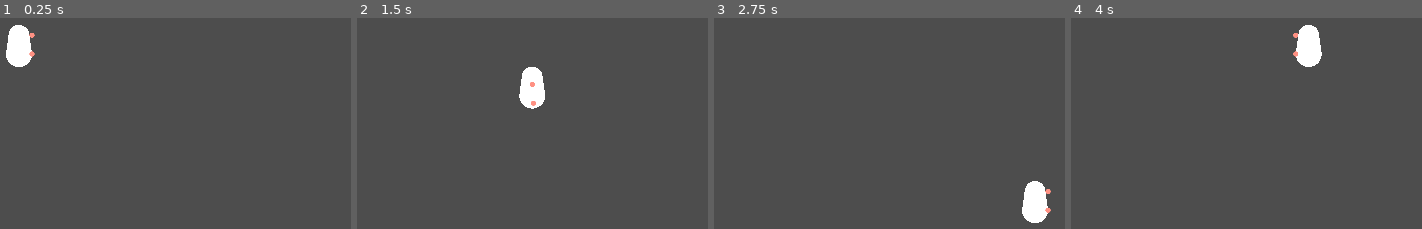
Above: before the commit, frames 1-4 (left to right).
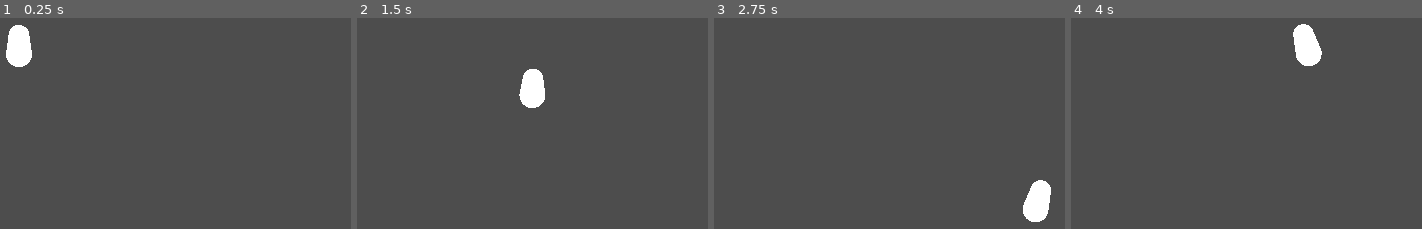
Above: after the commit, the same moments.

Repository: ThomasBringer/LD57
Game: Godot game, scene res://main.tscn
Two runs of this game, one before a commit and one after it. Both use one fixed random seed, a clock stepped at 60 frames per second and the inputs below.
Inputs:
- Up to frame 1 (0.25 s): no input
- Up to frame 2 (1.5 s): tap Enter at 0.5 s; hold Right (move_right) 0.53-1.28 s; hold Down (move_down) from 1.28 s (still down)
- Up to frame 3 (2.75 s): release Down (move_down) at 2.03 s; hold Right (move_right) from 2.03 s (still down)
- Up to frame 4 (4 s): release Right (move_right) at 2.78 s; hold Up (move_up) 2.78-3.53 s; hold Left (move_left) from 3.53 s (still down)

The runs differ from the first frame. In frame 1, less than 0.1% of the frame differs, in the area x 8-10%, y 7-19%; in frame 2, 0.2%; in frame 3, 0.4%, in the area x 87-97%, y 76-98%; in frame 4, 0.3%.

Commit message:
head moves

Diff:
--- a/game/mole/code/mole_movement.gd
+++ b/game/mole/code/mole_movement.gd
@@ -4,9 +4,14 @@
 
 @onready var mole: CharacterBody2D = owner
 @onready var pivot_target: Node2D = $"../Points/Scaler/PivotTarget"
+@onready var offset_head: Node2D = $"../Points/Scaler/PivotTarget/OffsetHead"
+
+func set_moving(is_moving: bool) -> void:
+	offset_head.position.x = 25 if is_moving else 0
 
 func _process(delta: float) -> void:
 	var input = Input.get_vector("move_left", "move_right", "move_up", "move_down")
+	set_moving(input.length_squared())
 	if not input: return
 	pivot_target.rotation = input.angle()
 	if input.length_squared() > 1:
--- a/game/mole/mole.tscn
+++ b/game/mole/mole.tscn
@@ -1,34 +1,28 @@
-[gd_scene load_steps=6 format=3 uid="uid://cup187fvw1yur"]
+[gd_scene load_steps=7 format=3 uid="uid://cup187fvw1yur"]
 
-[ext_resource type="Texture2D" uid="uid://dodsg4ccahpi7" path="res://mole/art/circle.svg" id="1_20w2l"]
+[ext_resource type="Script" path="res://procedural_anim/link/link.gd" id="1_37vlg"]
 [ext_resource type="Script" path="res://mole/code/mole_movement.gd" id="1_hyo3r"]
 [ext_resource type="Script" path="res://procedural_anim/rotate/rotator_o1.gd" id="1_rvp6h"]
+[ext_resource type="Script" path="res://procedural_anim/follower/follower_o1.gd" id="4_8l4tu"]
 
 [sub_resource type="CircleShape2D" id="CircleShape2D_dbubr"]
 radius = 62.5
 
 [sub_resource type="Curve" id="Curve_k3ojm"]
-_data = [Vector2(0, 0.8), 0.0, 0.2, 0, 1, Vector2(1, 1), 0.2, 0.0, 1, 0]
+_data = [Vector2(0, 1), 0.0, -0.2, 0, 1, Vector2(1, 0.8), -0.2, 0.0, 1, 0]
 point_count = 2
 
 [node name="Mole" type="CharacterBody2D"]
 
+[node name="MoleMovement" type="Node2D" parent="."]
+script = ExtResource("1_hyo3r")
+
 [node name="CollisionShape2D" type="CollisionShape2D" parent="."]
 shape = SubResource("CircleShape2D_dbubr")
 
-[node name="Visuals" type="Node2D" parent="."]
+[node name="Points" type="Node2D" parent="."]
 
-[node name="Body" type="Line2D" parent="Visuals"]
-rotation = -0.00304679
-points = PackedVector2Array(0, -90, 0, 0)
-width = 125.0
-width_curve = SubResource("Curve_k3ojm")
-begin_cap_mode = 2
-end_cap_mode = 2
-round_precision = 12
-antialiased = true
-
-[node name="Points" type="Node2D" parent="."]
+[node name="Root" type="Node2D" parent="Points"]
 
 [node name="Scaler" type="Node2D" parent="Points"]
 scale = Vector2(1, 0.577)
@@ -39,7 +33,14 @@
 position = Vector2(62.5, 0)
 
 [node name="RemoteBaseTarget" type="RemoteTransform2D" parent="Points/Scaler/PivotTarget/BaseTarget"]
-remote_path = NodePath("../../../../BaseTarget")
+remote_path = NodePath("../../../../Remote/BaseTarget")
+update_rotation = false
+update_scale = false
+
+[node name="OffsetHead" type="Node2D" parent="Points/Scaler/PivotTarget"]
+
+[node name="RemoteOffsetHead" type="RemoteTransform2D" parent="Points/Scaler/PivotTarget/OffsetHead"]
+remote_path = NodePath("../../../../Remote/OffsetHead")
 update_rotation = false
 update_scale = false
 
@@ -51,27 +52,35 @@
 [node name="Base" type="Node2D" parent="Points/Scaler/Pivot"]
 position = Vector2(62.5, 0)
 
-[node name="RemoteBase" type="RemoteTransform2D" parent="Points/Scaler/Pivot/Base"]
-remote_path = NodePath("../../../../Base")
-update_rotation = false
-update_scale = false
+[node name="Remote" type="Node2D" parent="Points"]
 
-[node name="Base" type="Node2D" parent="Points"]
+[node name="BaseTarget" type="Node2D" parent="Points/Remote"]
 position = Vector2(62.5, 0)
 
-[node name="Circle" type="Sprite2D" parent="Points/Base"]
-self_modulate = Color(1, 0.568627, 0.513726, 1)
-texture = ExtResource("1_20w2l")
+[node name="OffsetHead" type="Node2D" parent="Points/Remote"]
 
-[node name="BaseTarget" type="Node2D" parent="Points"]
-position = Vector2(62.5, 0)
-
-[node name="HeadTarget" type="Node2D" parent="Points/BaseTarget"]
+[node name="HeadTarget" type="Node2D" parent="Points/Remote/OffsetHead"]
 position = Vector2(0, -90)
 
-[node name="Circle2" type="Sprite2D" parent="Points/BaseTarget/HeadTarget"]
-self_modulate = Color(1, 0.568627, 0.513726, 1)
-texture = ExtResource("1_20w2l")
+[node name="Followers" type="Node2D" parent="Points"]
 
-[node name="MoleMovement" type="Node2D" parent="."]
-script = ExtResource("1_hyo3r")
+[node name="Head" type="Node2D" parent="Points/Followers" node_paths=PackedStringArray("target")]
+position = Vector2(0, -90)
+script = ExtResource("4_8l4tu")
+speed = 10.0
+target = NodePath("../../Remote/OffsetHead/HeadTarget")
+local = false
+
+[node name="Visuals" type="Node" parent="."]
+
+[node name="Body" type="Line2D" parent="Visuals" node_paths=PackedStringArray("nodes")]
+rotation = -0.00304679
+points = PackedVector2Array(0, 0, 0, -90)
+width = 125.0
+width_curve = SubResource("Curve_k3ojm")
+begin_cap_mode = 2
+end_cap_mode = 2
+round_precision = 12
+antialiased = true
+script = ExtResource("1_37vlg")
+nodes = [NodePath("../../Points/Root"), NodePath("../../Points/Followers/Head")]
--- /dev/null
+++ b/game/procedural_anim/follower/follower_o1.gd
@@ -0,0 +1,43 @@
+extends Node2D
+
+@export var speed: float = 100
+
+@export var target: Node2D
+
+@export var local: bool = true
+
+var target_pos: Vector2:
+	get:
+		return target.position if local else target.global_position
+
+var pos: Vector2:
+	get:
+		return position if local else global_position
+	set(value):
+		if local:
+			position = value
+		else:
+			global_position = value
+
+func _ready() -> void:
+	if target:
+		enable_process_after_target()
+	else:
+		process_mode = ProcessMode.PROCESS_MODE_DISABLED
+
+func enable_process_after_target() -> void:
+	process_mode = ProcessMode.PROCESS_MODE_INHERIT
+	process_priority = target.process_priority + 1
+
+func assign_target(target: Node2D, local: bool = self.local, speed: float = self.speed) -> void:
+	self.target = target
+	self.local = local
+	self.speed = speed
+	enable_process_after_target()
+
+func _process(delta: float) -> void:
+	if 1 < speed * delta: # Prevents overshoot on lag spikes
+		pos = target_pos
+		return
+
+	pos += (target_pos - pos) * speed * delta
--- /dev/null
+++ b/game/procedural_anim/link/link.gd
@@ -0,0 +1,19 @@
+extends Line2D
+
+@export var nodes: Array[Node2D]
+
+func _ready() -> void:
+	process_mode = ProcessMode.PROCESS_MODE_INHERIT
+	process_priority = 1
+	clear_points()
+	for node in nodes:
+		if process_priority <= node.process_priority:
+			process_priority = node.process_priority + 1
+		add_point(node.global_position)
+
+func _process(delta: float) -> void:
+	for i in len(nodes):
+		var node: Node2D = nodes[i]
+		set_point_position(i, node.global_position)
+		if i:
+			print(node.global_position)
